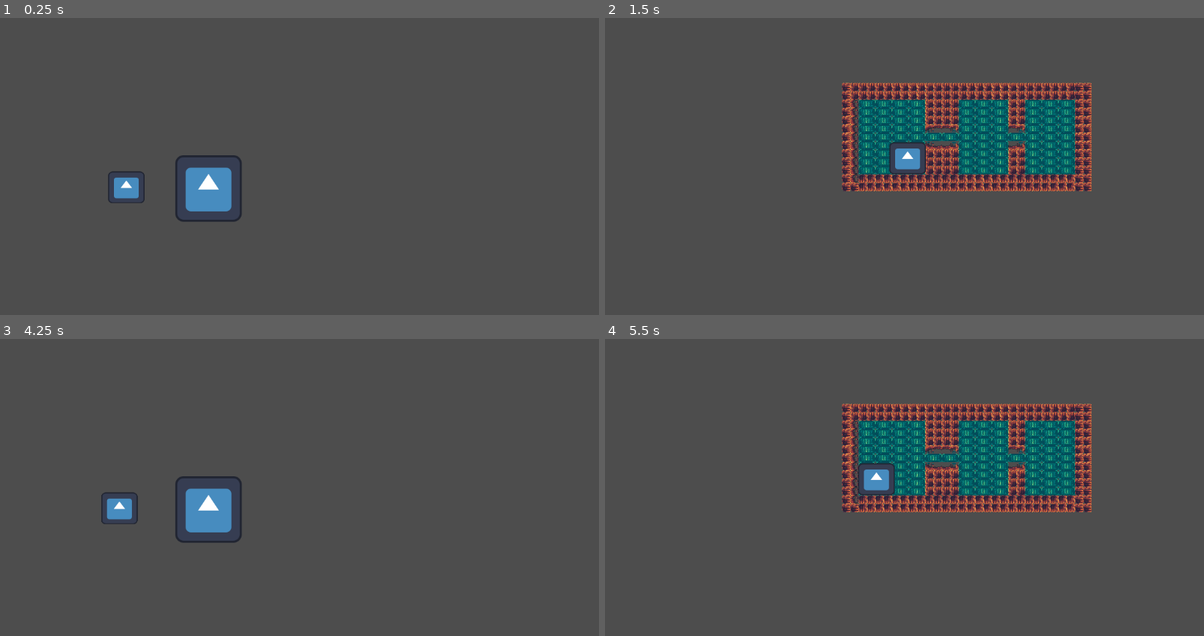
Above: before the commit, frames 1-4 (two rows, left to right).
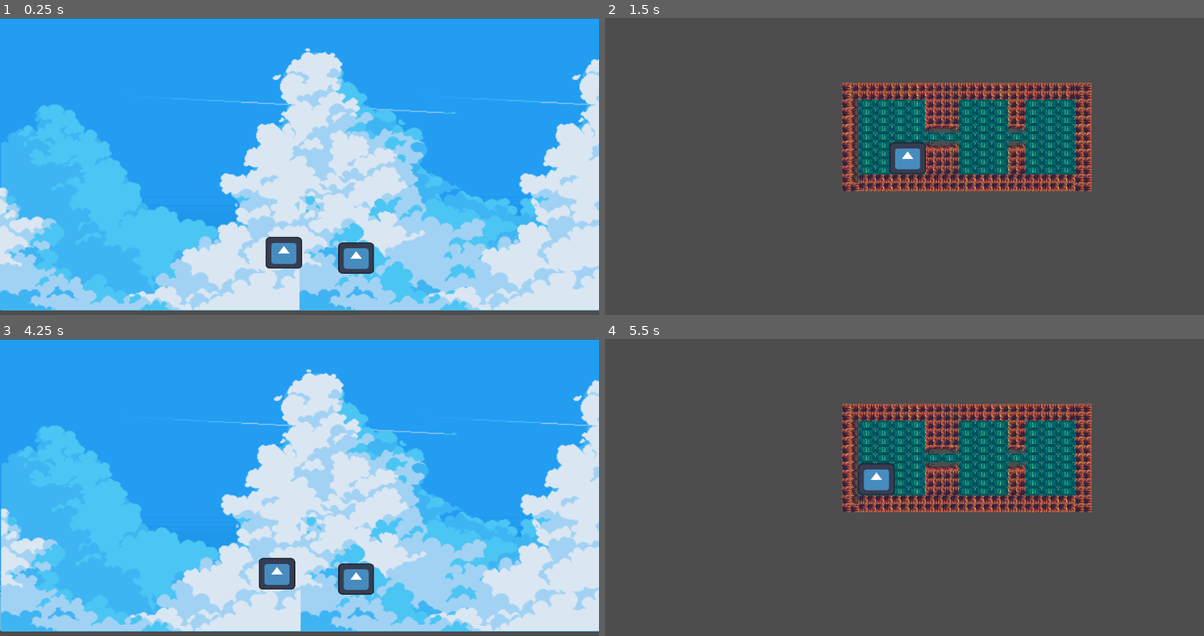
Above: after the commit, the same moments.

Repository: mrsiuuuu-x1/sewer-management-simulator
Game: Godot game, scene res://sewer-management-simulator/scenes/game/city.tscn
The game is run twice, just before and just after one commit, with the same random seed, the same clock (stepped at 60 frames per second) and the same inputs. The engine's default icon, where the game draws it, is replaced by a stand-in: a white triangle on a blue panel in a dark square.
Inputs:
- Up to frame 1 (0.25 s): no input
- Up to frame 2 (1.5 s): tap Enter (ui_accept) at 0.5, 0.77, 1.25 s; hold Right (ui_right) 0.53-1.28 s; hold Down (ui_down) from 1.28 s (still down)
- Up to frame 3 (4.25 s): tap Enter (ui_accept) at 1.52, 2, 2.75, 3.02, 3.5, 3.77 s; release Down (ui_down) at 2.03 s; hold Right (ui_right) 2.03-2.78 s; hold Up (ui_up) 2.78-3.53 s; hold Left (ui_left) from 3.53 s (still down); tap Escape (ui_cancel) at 4.15 s
- Up to frame 4 (5.5 s): tap Enter (ui_accept) at 4.52, 5 s; release Left (ui_left) at 5.03 s; hold Down (ui_down) from 5.03 s (still down)

The runs differ from the first frame. In frame 1, 98% of the frame differs, in the area x 0-100%, y 0-99%; in frame 2, nothing differs; in frame 3, 98%; in frame 4, nothing differs.

Commit message:
Added Parallax Background

Diff:
--- a/sewer-management-simulator/scenes/game/city.tscn
+++ b/sewer-management-simulator/scenes/game/city.tscn
@@ -2,35 +2,79 @@
 
 [ext_resource type="Script" uid="uid://486tbogsiglk" path="res://sewer-management-simulator/scripts/city.gd" id="1_0hlc8"]
 [ext_resource type="PackedScene" uid="uid://kakrhyi0vp8l" path="res://sewer-management-simulator/scenes/game/player.tscn" id="1_vj43f"]
+[ext_resource type="Texture2D" uid="uid://bfcute8iwqm0f" path="res://sewer-management-simulator/assets/1.png" id="2_gnehe"]
+[ext_resource type="Script" uid="uid://bch8el14dbwkx" path="res://sewer-management-simulator/scripts/parallax_background.gd" id="2_grm3x"]
 [ext_resource type="Texture2D" uid="uid://ciww03ldofhxs" path="res://icon.svg" id="3_dhta8"]
+[ext_resource type="Texture2D" uid="uid://dycma00j2bqq0" path="res://sewer-management-simulator/assets/2.png" id="3_grm3x"]
+[ext_resource type="Texture2D" uid="uid://dljdma1xywcb6" path="res://sewer-management-simulator/assets/3.png" id="4_4fvpd"]
+[ext_resource type="Texture2D" uid="uid://c0apxea4rxv3h" path="res://sewer-management-simulator/assets/4.png" id="5_aak1b"]
 
 [sub_resource type="WorldBoundaryShape2D" id="WorldBoundaryShape2D_03rho"]
-distance = -398.0
+distance = -400.0
 
 [sub_resource type="RectangleShape2D" id="RectangleShape2D_0hlc8"]
-size = Vector2(127, 127)
+size = Vector2(67, 58)
 
 [node name="City" type="Node2D" unique_id=1938485632]
 script = ExtResource("1_0hlc8")
 
+[node name="ParallaxBackground" type="ParallaxBackground" parent="." unique_id=1747197230]
+script = ExtResource("2_grm3x")
+
+[node name="ParallaxLayer1" type="ParallaxLayer" parent="ParallaxBackground" unique_id=1153456959]
+motion_mirroring = Vector2(576, 0)
+
+[node name="Sprite2D" type="Sprite2D" parent="ParallaxBackground/ParallaxLayer1" unique_id=425381762]
+position = Vector2(579.49994, 281)
+scale = Vector2(2.0086803, 1.7283949)
+texture = ExtResource("2_gnehe")
+
+[node name="ParallaxLayer2" type="ParallaxLayer" parent="ParallaxBackground" unique_id=323823158]
+motion_scale = Vector2(0.2, 0.2)
+motion_mirroring = Vector2(576, 0)
+
+[node name="Sprite2D" type="Sprite2D" parent="ParallaxBackground/ParallaxLayer2" unique_id=1332208296]
+position = Vector2(580.49994, 282.5)
+scale = Vector2(2.0052083, 1.7314814)
+texture = ExtResource("3_grm3x")
+
+[node name="ParallaxLayer3" type="ParallaxLayer" parent="ParallaxBackground" unique_id=166363584]
+motion_scale = Vector2(0.4, 0.4)
+motion_mirroring = Vector2(576, 0)
+
+[node name="Sprite2D" type="Sprite2D" parent="ParallaxBackground/ParallaxLayer3" unique_id=1457887659]
+position = Vector2(579.49994, 281.50003)
+scale = Vector2(2.0086803, 1.7376544)
+texture = ExtResource("4_4fvpd")
+
+[node name="ParallaxLayer4" type="ParallaxLayer" parent="ParallaxBackground" unique_id=1482034132]
+motion_scale = Vector2(0.8, 0.8)
+motion_mirroring = Vector2(576, 0)
+
+[node name="Sprite2D" type="Sprite2D" parent="ParallaxBackground/ParallaxLayer4" unique_id=45713515]
+position = Vector2(577.5, 281.75)
+scale = Vector2(1.9947916, 1.7299384)
+texture = ExtResource("5_aak1b")
+
 [node name="StaticBody2D" type="StaticBody2D" parent="." unique_id=1657655057]
 
 [node name="CollisionShape2D" type="CollisionShape2D" parent="StaticBody2D" unique_id=275042622]
-position = Vector2(321, -7)
+position = Vector2(569, 114)
 shape = SubResource("WorldBoundaryShape2D_03rho")
 
 [node name="SpawnPoint" type="Node2D" parent="." unique_id=1842645669]
 
 [node name="Player" parent="." unique_id=1774714180 instance=ExtResource("1_vj43f")]
-position = Vector2(243, 329)
+position = Vector2(546, 455)
 
 [node name="Manhole" type="Area2D" parent="." unique_id=1329027110]
-position = Vector2(302, 0)
+position = Vector2(605, 138)
 
 [node name="Sprite2D" type="Sprite2D" parent="Manhole" unique_id=635969590]
-position = Vector2(99, 328)
+position = Vector2(80.00001, 324)
+scale = Vector2(0.5390627, 0.46875)
 texture = ExtResource("3_dhta8")
 
 [node name="CollisionShape2D" type="CollisionShape2D" parent="Manhole" unique_id=1967881671]
-position = Vector2(98.5, 327.5)
+position = Vector2(80.5, 324)
 shape = SubResource("RectangleShape2D_0hlc8")
--- /dev/null
+++ b/sewer-management-simulator/scripts/parallax_background.gd
@@ -0,0 +1,6 @@
+extends ParallaxBackground
+
+@export var scroll_speed: float = 15.0
+
+func _process(delta: float) -> void:
+    scroll_base_offset.x -= scroll_speed * delta
Binary file added: sewer-management-simulator/assets/1.png
Not shown, added: sewer-management-simulator/assets/1.png.import
Binary file added: sewer-management-simulator/assets/2.png
Not shown, added: sewer-management-simulator/assets/2.png.import
Binary file added: sewer-management-simulator/assets/3.png
Not shown, added: sewer-management-simulator/assets/3.png.import
Binary file added: sewer-management-simulator/assets/4.png
Not shown, added: sewer-management-simulator/assets/4.png.import
Not shown, added: sewer-management-simulator/scripts/parallax_background.gd.uid
